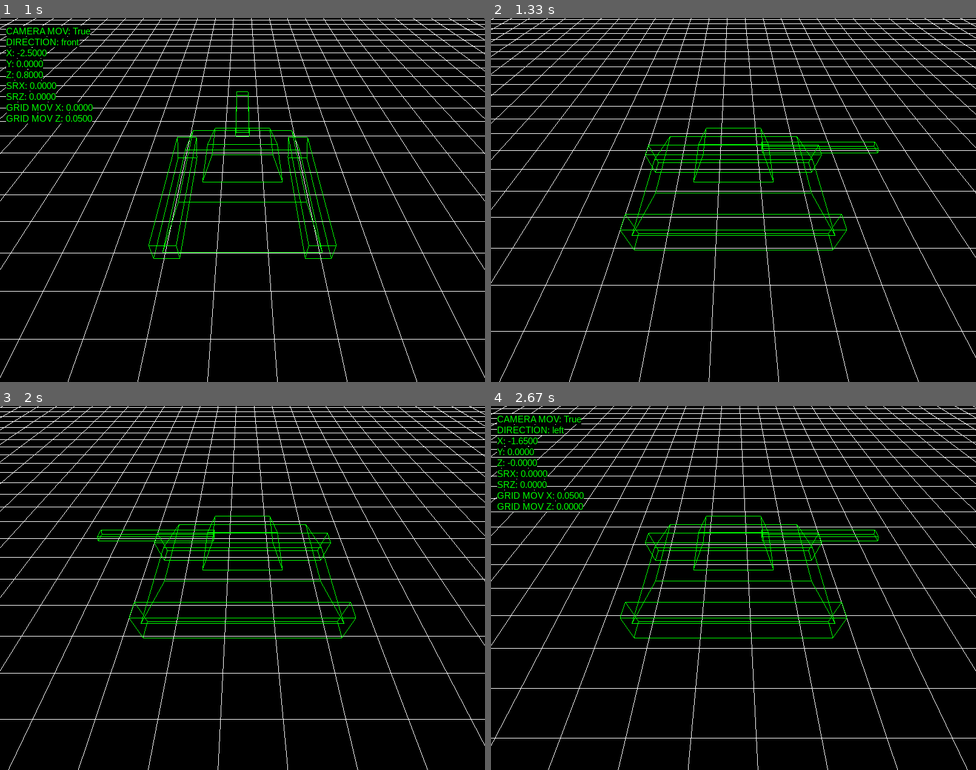
Above: before the commit, frames 1-4 (two rows, left to right).
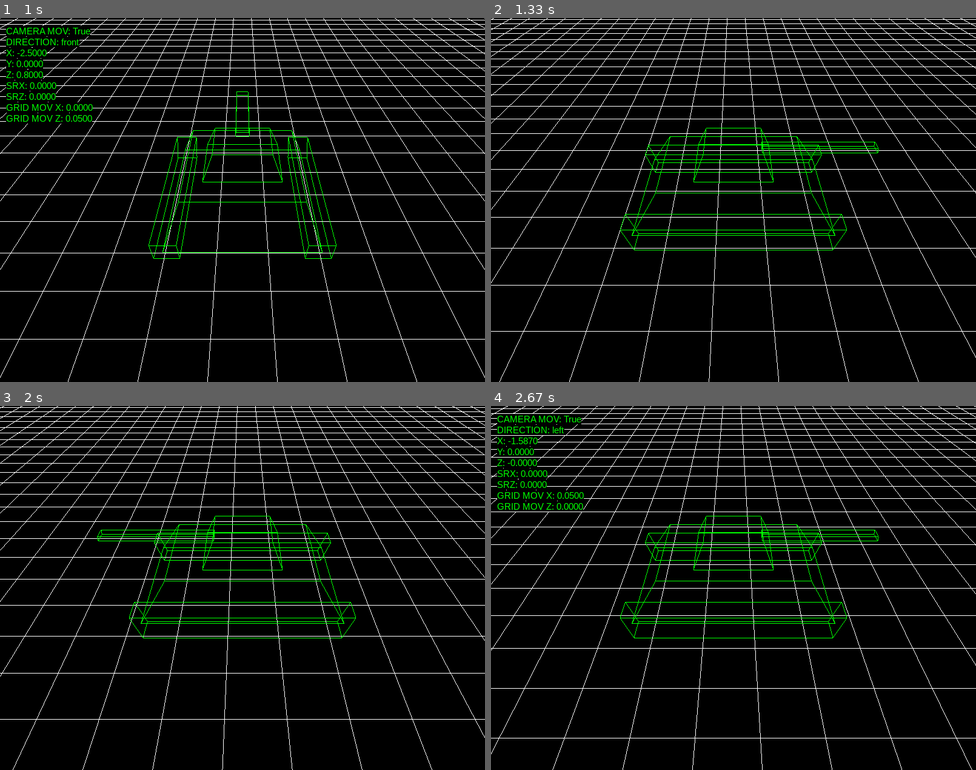
Above: after the commit, the same moments.

Repository: antonioam82/tank_controller
Game: pygame game, started from tank_demo_v.py
Same seed, same stepped clock (60 frames per second), same inputs: the game is played once before the commit and once after it.
Inputs:
- Up to frame 1 (1 s): hold Right 0.33-0.8 s; hold Up from 0.83 s (still down)
- Up to frame 2 (1.33 s): release Up at 1.13 s; hold Right from 1.17 s (still down); tap J at 1.23 s; tap C at 1.32 s
- Up to frame 3 (2 s): tap J at 1.53, 1.73 s; release Right at 1.63 s; hold Left from 1.67 s (still down)
- Up to frame 4 (2.67 s): tap J at 2.03, 2.3, 2.63 s; release Left at 2.2 s; hold Down 2.23-2.53 s; tap V at 2.38 s; hold Left from 2.57 s (still down)

Frame 1 is identical in both runs. In frame 2, less than 0.1% of the frame differs, in the area x 0-100%, y 0-100%; in frame 3, 3.1%; in frame 4, 3.0%.

Commit message:
Implementada parada gradual para eje 'X'

Diff:
--- a/tank_demo_v.py
+++ b/tank_demo_v.py
@@ -291,12 +291,18 @@
             grid_mov_z = 0.0'''
 
         #FRENADA PROGRESIVA PARA MOVIMIENTO HACIA ADELANTE
-
-        if grid_mov_z > 0.0000 and direction == 'front':
-            grid_mov_z -= stop_rate_z
-
-        if grid_mov_z < 0.0000 and direction == 'back':
-            grid_mov_z += stop_rate_z
+        if direction == 'front' or direction == 'back':
+            if grid_mov_z > 0.0000 and direction == 'front':
+                grid_mov_z -= stop_rate_z
+
+            if grid_mov_z < 0.0000 and direction == 'back':
+                grid_mov_z += stop_rate_z
+        else:
+            if grid_mov_x > 0.0000 and direction == 'left':
+                grid_mov_x -= stop_rate_x
+
+            if grid_mov_x < 0.0000 and direction == 'right':
+                grid_mov_x += stop_rate_x
 
         ##################################################
 
